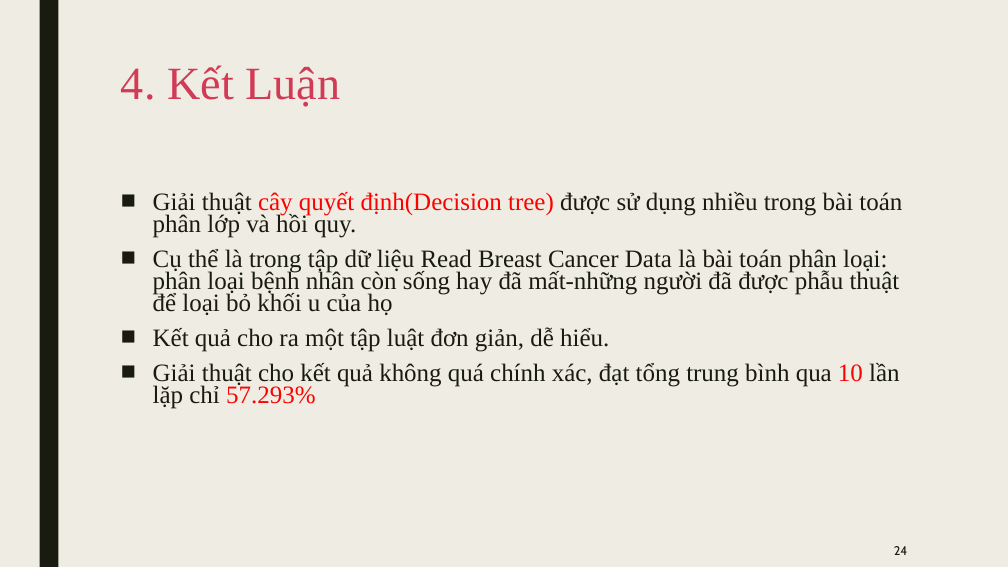
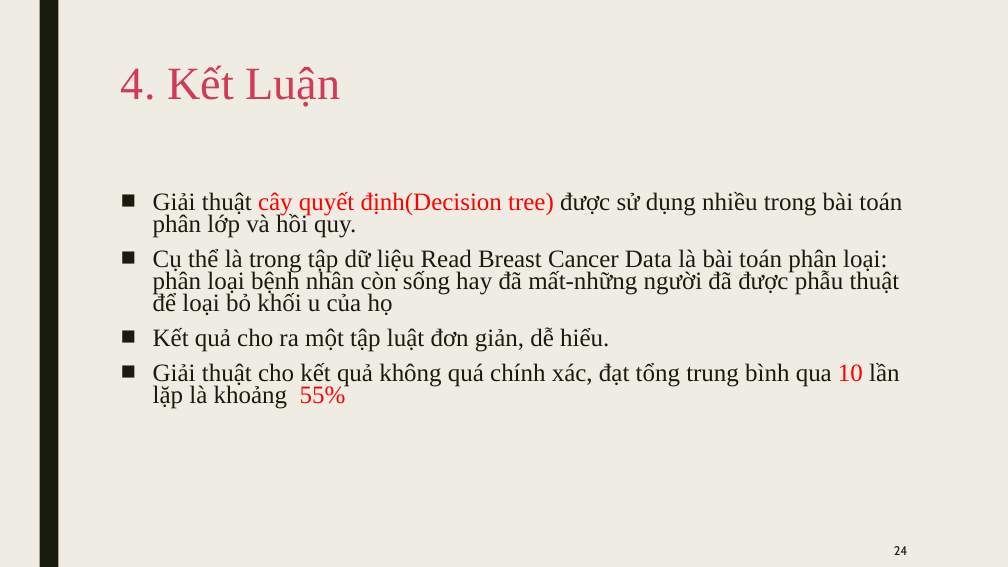
Before and after one commit to eamunt/Machine-learning-Github, a slide deck: slide 24 of Real_Breast_Cancer_Data.pptx. Drawn at 1008x567 pixels with LibreOffice and Linux fonts; fonts in the diff are those of the drawing. Boxes give left, top, right and bottom in pixels: in the first picture for what was removed or moved away, otherwise in the second. Text is boxed around its words. In the diff, an @@ line names an element or a change of style, - is before the commit and + after.

```diff
--- a/Real_Breast_Cancer_Data.pptx
+++ b/Real_Breast_Cancer_Data.pptx
@@ text at [153,363,900,409]: text changed @@
-■ Giải thuật cho kết quả không quá chính xác, đạt tổng trung bình qua 10 lần lặp chỉ 57.293%
+■ Giải thuật cho kết quả không quá chính xác, đạt tổng trung bình qua 10 lần lặp là khoảng 55%
```
Also in this commit, not shown: 13 other slides changed.
